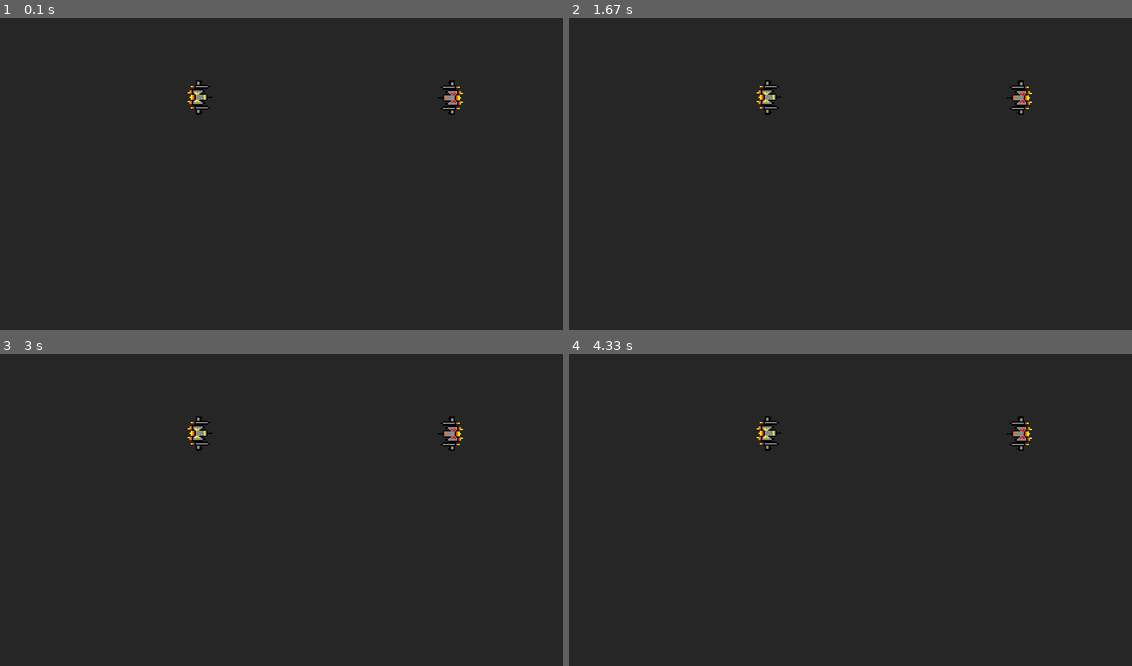
Above: before the commit, frames 1-4 (two rows, left to right).
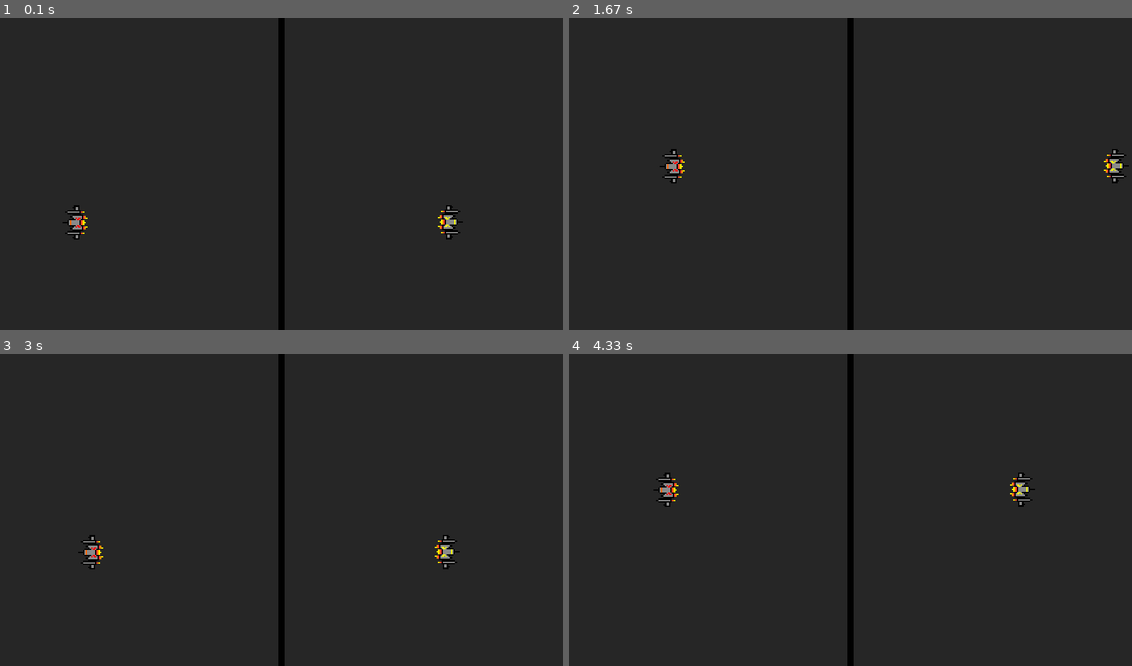
Above: after the commit, the same moments.

Repository: samidmunir/main-2025
Game: pygame game, started from Tutorials/pygame-90-mins-tech-with-tim/main.py
Same seed, same stepped clock (60 frames per second), same inputs: the game is played once before the commit and once after it.
Inputs:
- Up to frame 1 (0.1 s): no input
- Up to frame 2 (1.67 s): hold A 0.33-0.8 s; hold Right 0.33-0.8 s; hold Right 0.83-1.3 s; hold D 0.83-1.3 s; hold Up 1.33-1.63 s; hold W 1.33-1.63 s
- Up to frame 3 (3 s): hold Right 1.67-2.13 s; hold D 1.67-2.13 s; hold Left 2.17-2.7 s; hold A 2.17-2.7 s; hold Down from 2.73 s (still down); hold S from 2.73 s (still down)
- Up to frame 4 (4.33 s): release Down at 3.03 s; release S at 3.03 s; hold Left 3.07-3.47 s; hold A 3.07-3.47 s; hold Up 3.5-3.87 s; hold W 3.5-3.87 s; hold Right from 3.9 s (still down); hold D from 3.9 s (still down)

The runs differ from the first frame. In frame 1, 2.1% of the frame differs, in the area x 11-83%, y 0-100%; in frame 2, 2.1%; in frame 3, 2.1%; in frame 4, 2.1%.

Commit message:
implementing handle_red/yellow_movement() functions to control keyboard-events to move red/yellow spaceships + controlled region boundaries logic

Diff:
--- a/Tutorials/pygame-90-mins-tech-with-tim/main.py
+++ b/Tutorials/pygame-90-mins-tech-with-tim/main.py
@@ -1,30 +1,56 @@
 import pygame
 import os
-
+######################################################################
 WIDTH, HEIGHT = 900, 500
 WINDOW = pygame.display.set_mode((WIDTH, HEIGHT))
 pygame.display.set_caption("Space Invaders")
 FPS = 60
+VELOCITY = 5
 SPACESHIP_WIDTH, SPACESHIP_HEIGHT = 55, 40
+
+BORDER = pygame.Rect((WIDTH / 2 - 5, 0, 10, HEIGHT))
 
 YELLOW_SPACESHIP_IMAGE = pygame.image.load(os.path.join('assets', 'spaceship_yellow.png'))
 YELLOW_SPACESHIP = pygame.transform.rotate(pygame.transform.scale(YELLOW_SPACESHIP_IMAGE, (SPACESHIP_WIDTH, SPACESHIP_HEIGHT)), 90)
 
 RED_SPACESHIP_IMAGE = pygame.image.load(os.path.join('assets', 'spaceship_red.png'))
 RED_SPACESHIP = pygame.transform.rotate(pygame.transform.scale(RED_SPACESHIP_IMAGE, (SPACESHIP_WIDTH, SPACESHIP_HEIGHT)), 270)
-
-def draw_window():
+######################################################################
+def draw_window(red, yellow):
     WINDOW.fill('#262626')
+    pygame.draw.rect(WINDOW, '#000000', BORDER)
 
     # Use .blit() when to draw a surface onto the WINDOW.
-    WINDOW.blit(YELLOW_SPACESHIP, (300, 100))
-    WINDOW.blit(RED_SPACESHIP, (700, 100))
+    WINDOW.blit(YELLOW_SPACESHIP, (yellow.x, yellow.y))
+    WINDOW.blit(RED_SPACESHIP, (red.x, red.y))
 
+    # Use .display.update() to update the display after drawing.
     pygame.display.update()
 
+def handle_yellow_movement(keys_pressed, yellow):
+    if (keys_pressed[pygame.K_LEFT]) and yellow.x - VELOCITY - 10 > BORDER.x: # left
+        yellow.x -= VELOCITY
+    if (keys_pressed[pygame.K_RIGHT]) and yellow.x + VELOCITY + yellow.height < WIDTH: # right
+        yellow.x += VELOCITY
+    if (keys_pressed[pygame.K_UP]) and yellow.y  - VELOCITY > 0: # up
+        yellow.y -= VELOCITY
+    if (keys_pressed[pygame.K_DOWN]) and yellow.y + VELOCITY + yellow.width < HEIGHT: # down
+        yellow.y += VELOCITY
 
+def handle_red_movement(keys_pressed, red):
+    if keys_pressed[pygame.K_a] and red.x - VELOCITY > 0: # left
+        red.x -= VELOCITY
+    if keys_pressed[pygame.K_d] and red.x + VELOCITY + red.height < BORDER.x: # right
+        red.x += VELOCITY
+    if keys_pressed[pygame.K_w] and red.y - VELOCITY > 0: # up
+        red.y -= VELOCITY
+    if keys_pressed[pygame.K_s] and red.y + VELOCITY + red.width < HEIGHT: # down
+        red.y += VELOCITY
 
 def main():
+    red = pygame.Rect(100, 300, SPACESHIP_WIDTH, SPACESHIP_HEIGHT)
+    yellow = pygame.Rect(700, 300, SPACESHIP_WIDTH, SPACESHIP_HEIGHT)
+
     clock = pygame.time.Clock()
     running = True
     while running:
@@ -33,7 +59,14 @@
             if event.type == pygame.QUIT:
                 running = False
 
-        draw_window()
+        # Handle keyboard events.
+        keys_pressed = pygame.key.get_pressed()
+        handle_yellow_movement(keys_pressed, yellow)
+        handle_red_movement(keys_pressed, red)
+
+        # Call the draw_window function to handle drawing.
+        draw_window(red, yellow)
+    #
     pygame.quit()
 
 if __name__ == '__main__':
